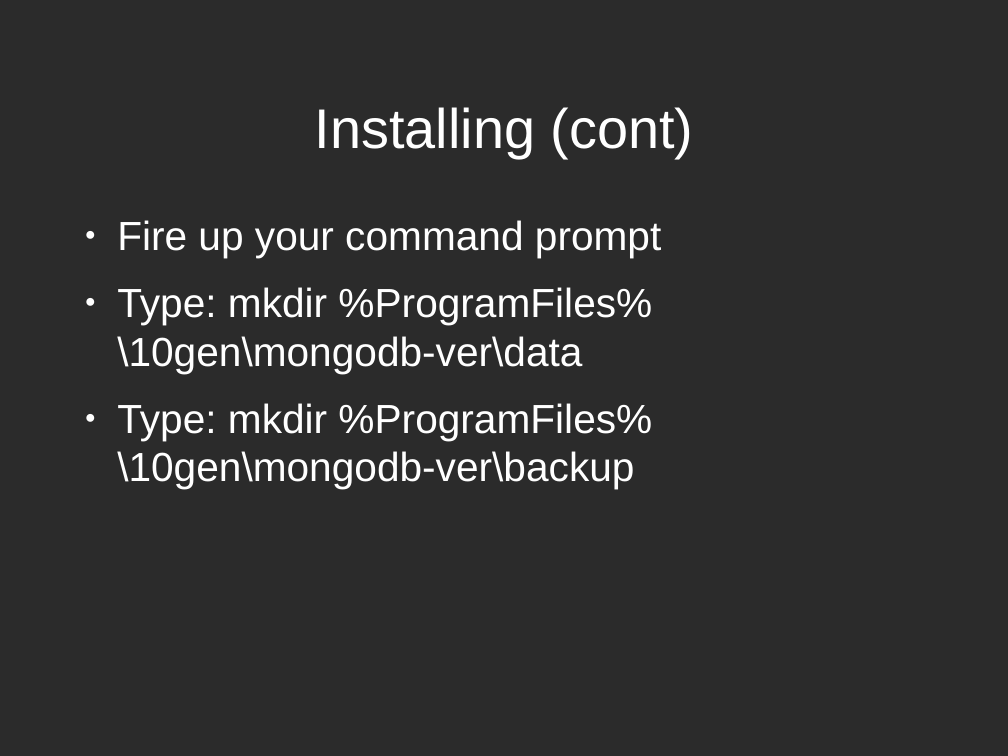
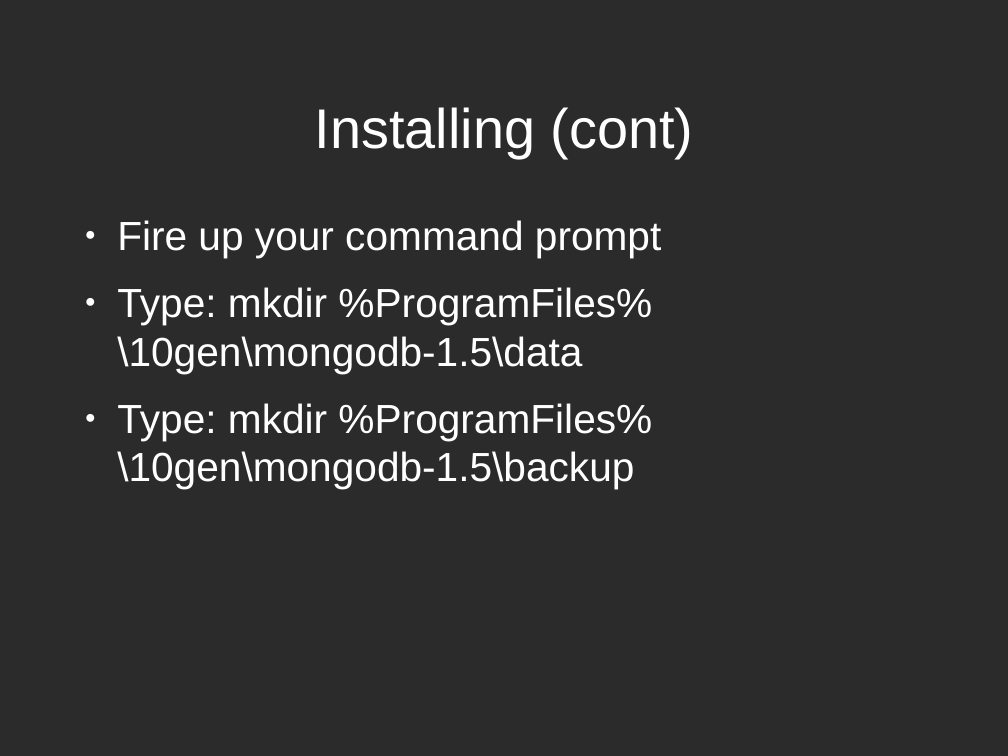
Before and after one commit to zippy1981/TalkMaterials, a slide deck: slide 16 of MongoMeetup/2010-July/Mongo Windows Administration for the Unix Programmer.odp (slide 15 before the commit). Drawn at 1008x756 pixels with LibreOffice and Linux fonts; fonts in the diff are those of the drawing; background and template pictures are left out; a plain dark background stands for a picture behind light text. Boxes give left, top, right and bottom in pixels: in the first picture for what was removed or moved away, otherwise in the second. Text is boxed around its words. In the diff, an @@ line names an element or a change of style, - is before the commit and + after.

```diff
--- a/MongoMeetup/2010-July/Mongo Windows Administration for the Unix Programmer.odp
+++ b/MongoMeetup/2010-July/Mongo Windows Administration for the Unix Programmer.odp
@@ text at [117, 287, 652, 489]: text changed @@
-● Type: mkdir %ProgramFiles%\10gen\mongodb-ver\data
-● Type: mkdir %ProgramFiles%\10gen\mongodb-ver\backup
+● Type: mkdir %ProgramFiles%\10gen\mongodb-1.5\data
+● Type: mkdir %ProgramFiles%\10gen\mongodb-1.5\backup
```
Also in this commit, not shown: 6 other slides changed, 1 slide added.
